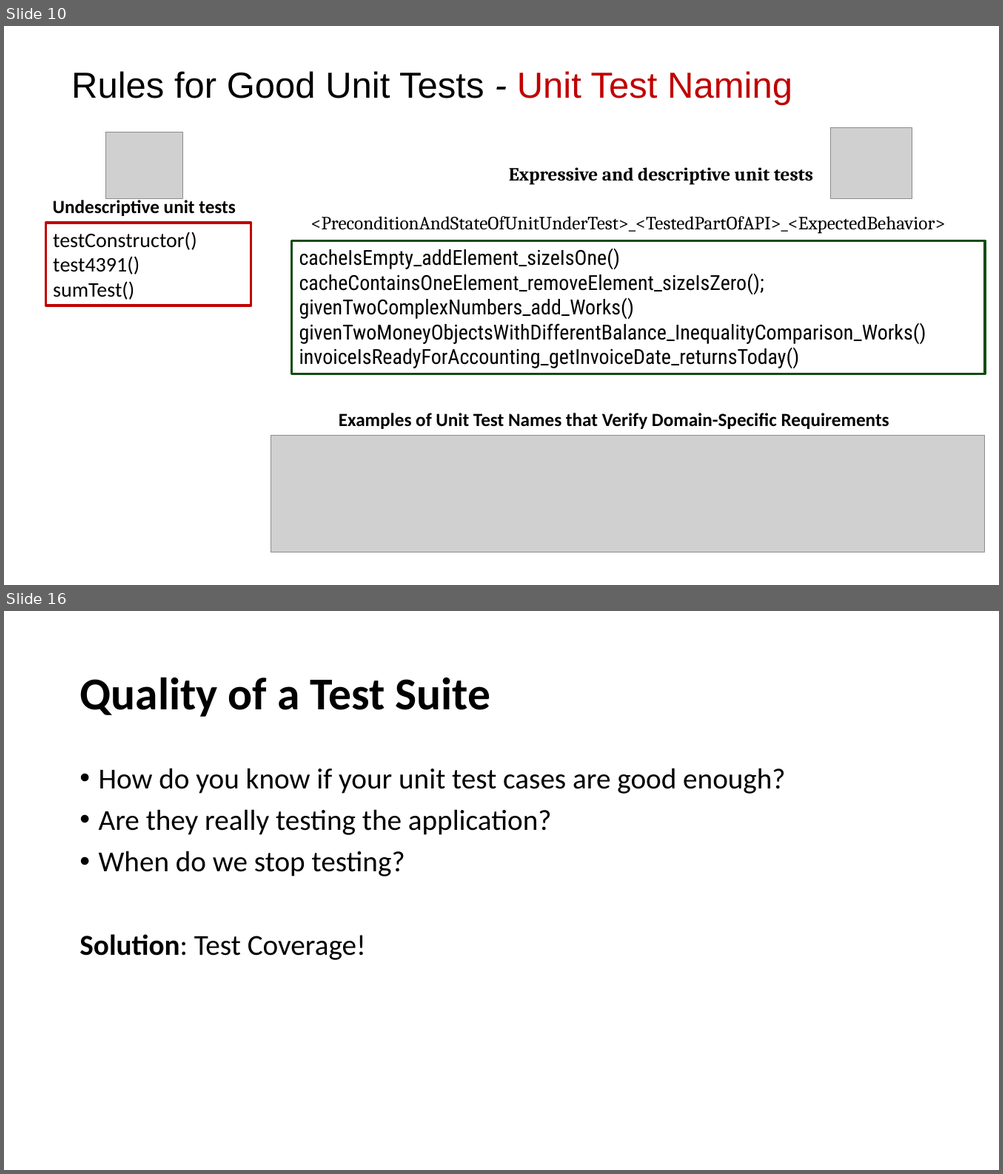
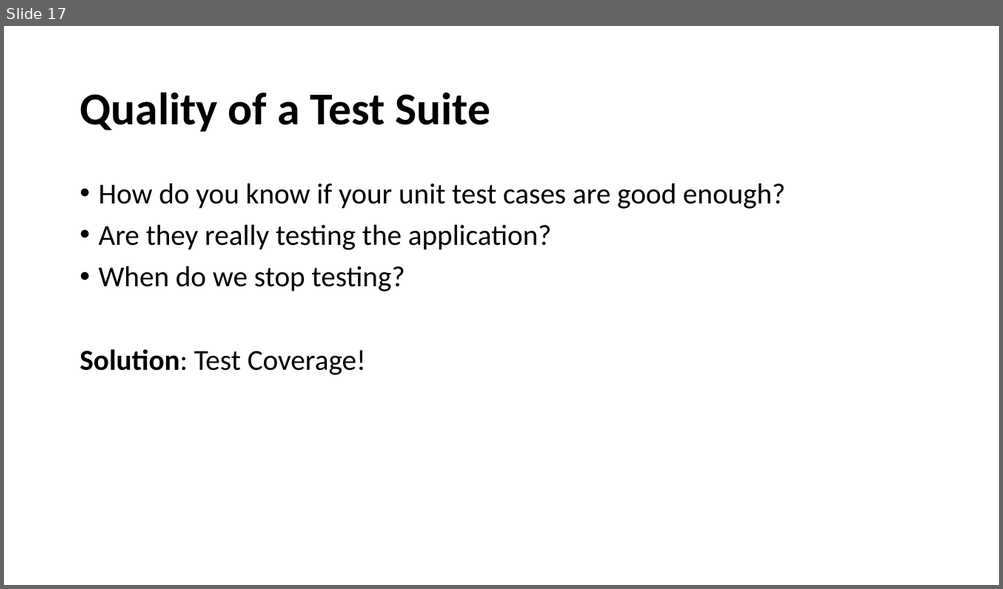
Before and after one commit to johnxu21/johnxu21.github.io, a slide deck: teaching/CS472/Timetable/Software-Testing-and-CI.pptx. Shown one above the other, each under a label of ours: slides 10 and 16 before the commit, slide 17 after it; the slides between them are not shown. The pictures are 1003x1174 and 1003x589 pixels, drawn with LibreOffice and Linux fonts; fonts in the diff are those of the drawing; grey boxes stand for pictures. Boxes give left, top, right and bottom in pixels: in the first picture for what was removed or moved away, otherwise in the second. Text is boxed around its words. In the diff, an @@ line names an element or a change of style, - is before the commit and + after.

```diff
--- a/teaching/CS472/Timetable/Software-Testing-and-CI.pptx
+++ b/teaching/CS472/Timetable/Software-Testing-and-CI.pptx
@@ slide 10 removed at <box>4,26,999,585</box>, background #FFFFFF @@
@@ text removed at <box>71,71,792,105</box> @@
-Rules for Good Unit Tests - Unit Test Naming
@@ picture removed at <box>106,133,183,199</box> @@
@@ picture removed at <box>830,127,911,199</box> @@
@@ text removed at <box>509,167,813,185</box> @@
-Expressive and descriptive unit tests
@@ text removed at <box>53,198,236,216</box> @@
-Undescriptive unit tests
@@ rectangle removed at <box>45,223,251,306</box> @@
-testConstructor()
-test4391()
-sumTest()
@@ text removed at <box>311,216,945,234</box> @@
-<PreconditionAndStateOfUnitUnderTest>_<TestedPartOfAPI>_<ExpectedBehavior>
@@ rectangle removed at <box>292,241,985,374</box> @@
-cacheIsEmpty_addElement_sizeIsOne()
-cacheContainsOneElement_removeElement_sizeIsZero();
-givenTwoComplexNumbers_add_Works()
-givenTwoMoneyObjectsWithDifferentBalance_InequalityComparison_Works()
-invoiceIsReadyForAccounting_getInvoiceDate_returnsToday()
@@ text removed at <box>338,413,889,429</box> @@
-Examples of Unit Test Names that Verify Domain-Specific Requirements
@@ picture removed at <box>271,436,985,553</box> @@
@@ what was slide 16 is now slide 17 @@
```
Also in this commit, not shown: 5 slides changed, 13 slides added, 10 other slides removed, 3 other files.
